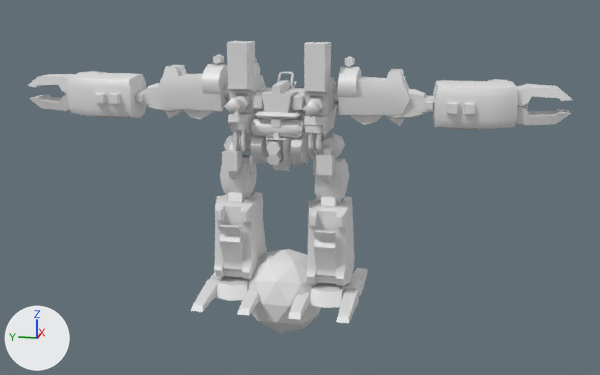
An edit to the COLLADA model Ripped Models/Seed Battle Destiny/Astray Red Frame Power Loader/Gundam Astray Red Frame Power Loader.dae, drawn before and after from the same camera.
Camera for both pictures: a 50 mm camera at (-18.02, -3.97, 7.01) aimed at (0.11, -0.34, 2.47). Lighting does not change. The marker at lower left points along +X, +Y and +Z.

Names of what the first picture shows: 'Icosphere', 'ms_asr03.001'.
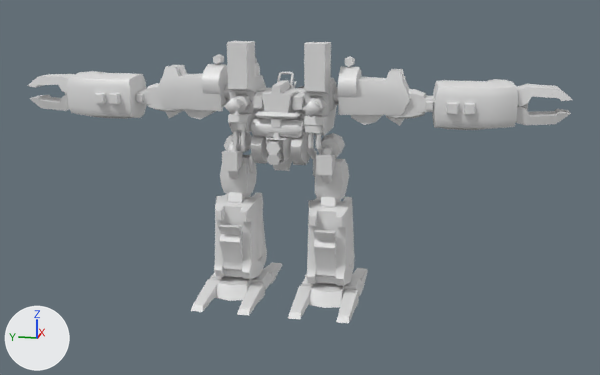
Commit message: Fixes Astray powered loader

Changed parts and their boxes [x1, y1, x2, y2] in the pictures (600 x 375 px):
```json
{"object": "Icosphere", "change": "deleted", "before": [247, 249, 321, 333]}
```

Scene script edits in JSON lines:
```json
{"op": "remove", "block": "ob_icosphere", "code": ["ob_icosphere = bpy.data.objects.new('Icosphere', me_icosphere_023)", "ob_icosphere.location = (0.0, 0.0, 0.0)"]}
```
